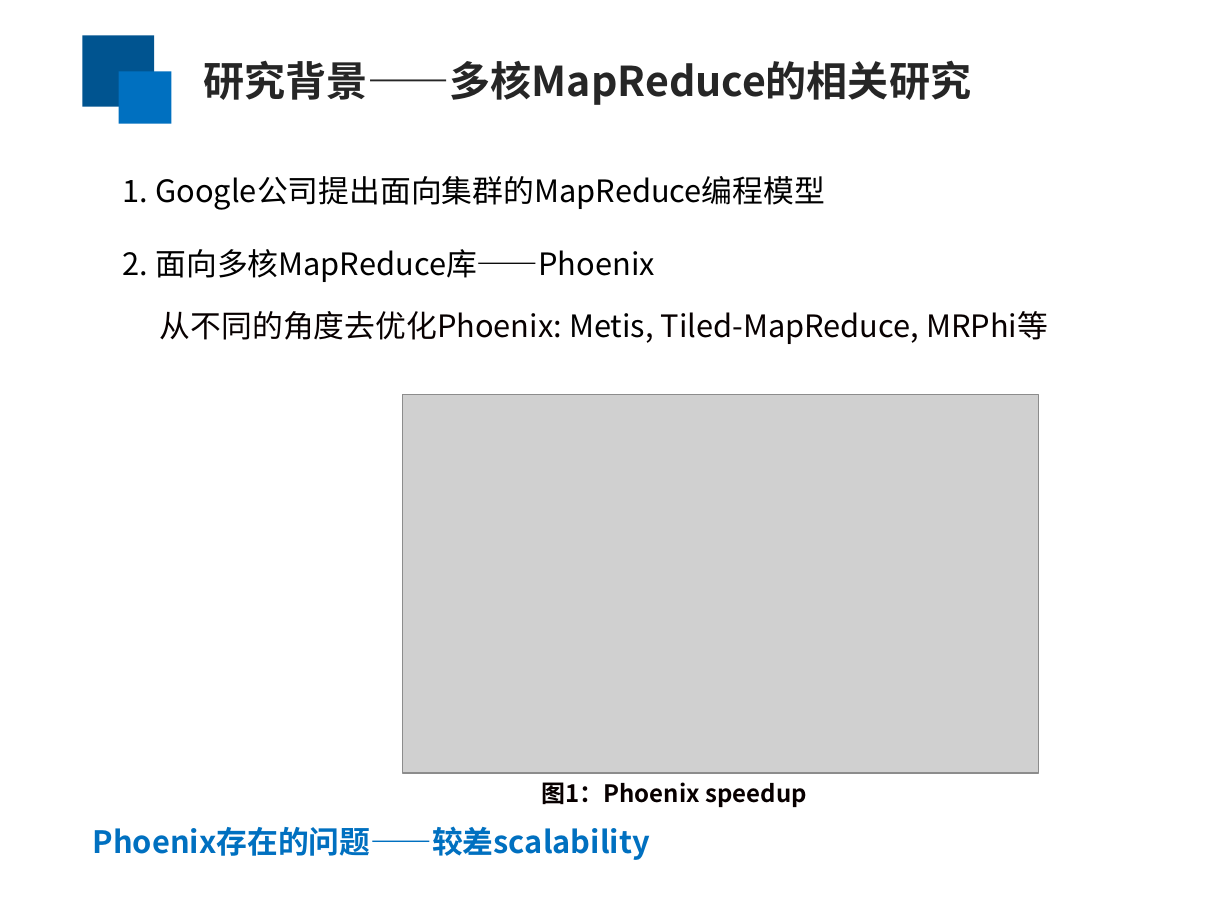
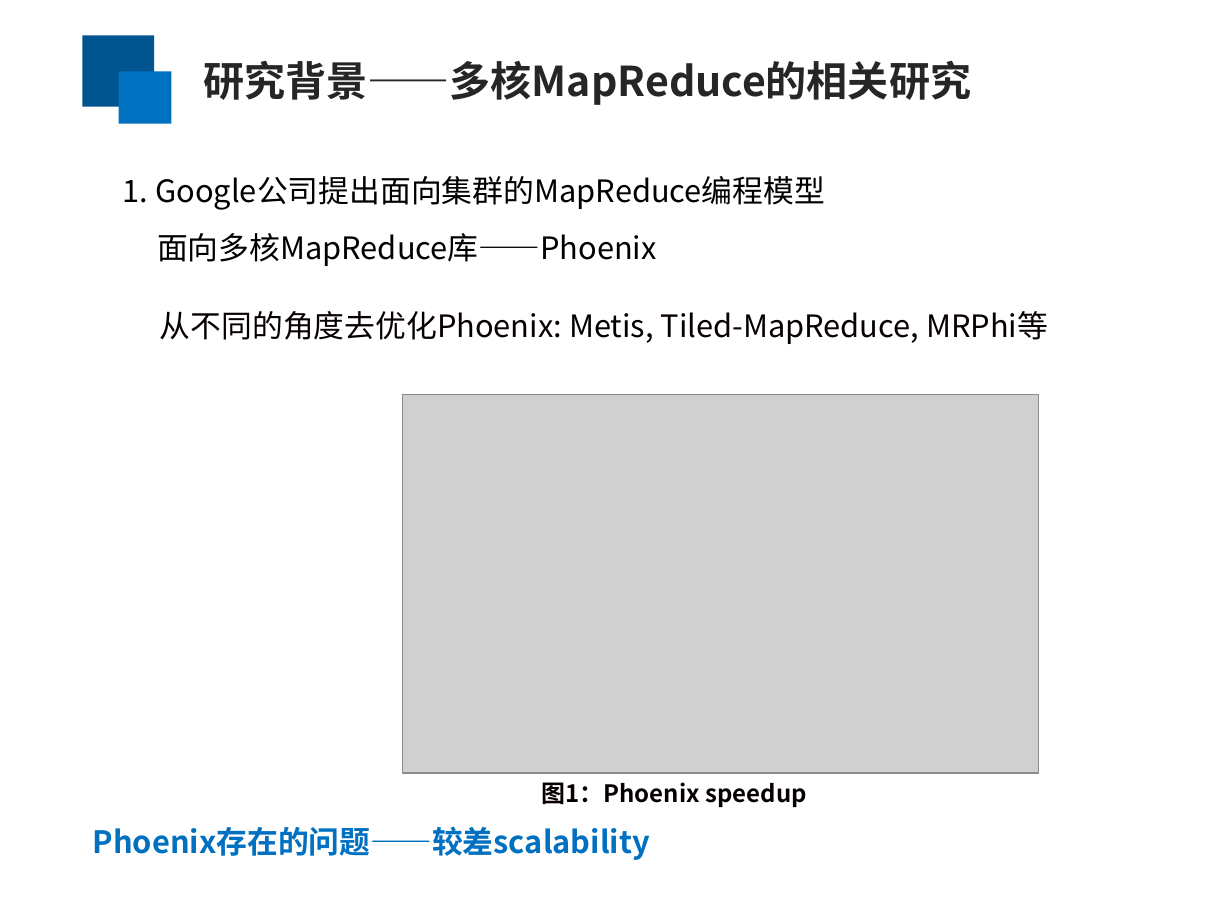
Before and after one commit to yufenyu/work, a slide deck: slide 3 of dmr_paper/paper/chinaSys-2016.ppt. Drawn at 1232x924 pixels with LibreOffice and Linux fonts; fonts in the diff are those of the drawing; grey boxes stand for pictures. Boxes give left, top, right and bottom in pixels: in the first picture for what was removed or moved away, otherwise in the second. Text is boxed around its words. In the diff, an @@ line names an element or a change of style, - is before the commit and + after.

```diff
--- a/dmr_paper/paper/chinaSys-2016.ppt
+++ b/dmr_paper/paper/chinaSys-2016.ppt
@@ text at bbox=[157, 233, 657, 266]: text changed @@
-2. 面向多核MapReduce库——Phoenix
+面向多核MapReduce库——Phoenix
```
Also in this commit, not shown: 9 other slides changed.
